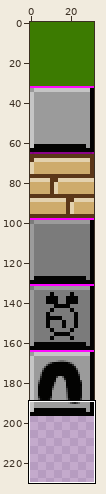
Sprite sheet, stored at dist/graphics/test/Walls3.png. The picture above shows the old version from afar; the outline marks the close-up.
Close-up. Earlier state:
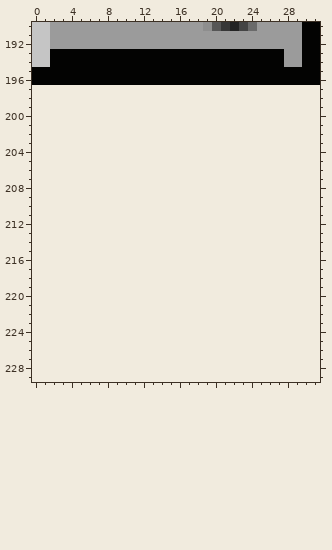
The file is 32x197 pixels. Colours within 5 levels of each other are drawn and written as one. Shown: x 0..31, y 190..229. The old version is drawn lined up with the new one, on the new canvas.
Once edited:
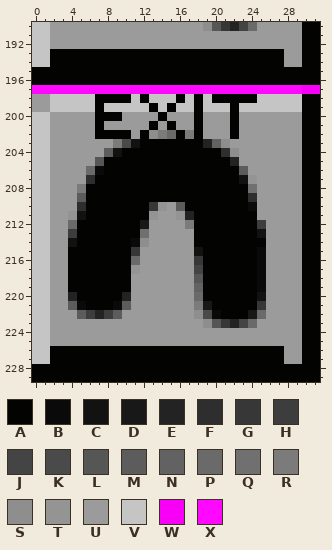
Palette (. is transparent): A #030302  B #0a0a0a  C #121212  D #181818  E #232323  F #2e2e2e  G #373737  H #3d3d3d  J #444444  K #4a4a4a  L #565656  M #5c5c5c  N #626262  P #6a6a6a  Q #707070  R #7b7b7b  S #8e8e8e  T #949494  U #9b9b9b  V #c5c5c5  W #f800f8  X #ff08ff
What changed:
canvas 32x197 -> 32x230
Changed rows in their new state; - is an unchanged pixel.
first column x 0:
197 XXXXXXXXXXXXXXXXXXXXXXXXXXXXXXWW
198 UUVVVVVAAAAVAVVVAVAVAAAAAVVVVVAA
199 UUVVVVVAVVVVVAVAVVAVVVAVVVVVVVAA
200 VVUUUUUAAAUUUUAUUUAUUUAUUUUUUUAA
201 VVUUUUUAUUUUUAUAUUAUUUAUUUUUUUAA
202 VVUUUUUAAAAUASRPARAUUUAUUUUUUUAA
203 VVUUUUUUURKCAAAAAAAENSUUUUUUUUAA
204 VVUUUUUUMCAAAAAAAAAAAFSUUUUUUUAA
205 VVUUUUULAAAAAAAAAAAAAAEUUUUUUUAA
206 VVUUUUPBAAAAAAAAAAAAAAAMUUUUUUAA
207 VVUUUUFAAAAAAAAAAAAAAAACTUUUUUAA
208 VVUUURAAAAAAAAAAAAAAAAAAQUUUUUAA
209 VVUUUMAAAAAAAAAAAAAAAAAAFUUUUUAA
210 VVUUUFAAAAAAAGTUMAAAAAAABUUUUUAA
211 VVUUTCAAAAAAATUUTEAAAAAAAUUUUUAA
212 VVUUPAAAAAAADUUUURAAAAAAAHUUUUAA
213 VVUUHAAAAAAAQUUUUUAAAAAAACUUUUAA
214 VVUUCAAAAAABSUUUUUAAAAAAAAUUUUAA
215 VVUUAAAAAAAGUUUUUUCAAAAAABUUUUAA
216 VVUUAAAAAAAPUUUUUUGAAAAAABUUUUAA
217 VVUUAAAAAAATUUUUUUJAAAAAABUUUUAA
218 VVUUAAAAAAAUUUUUUULAAAAAABUUUUAA
219 VVUUAAAAAAAUUUUUUUNAAAAAABUUUUAA
220 VVUUEAAAAAEUUUUUUUPAAAAAACUUUUAA
221 VVUUMBAAABMUUUUUUURDAAAAAGUUUUAA
222 VVUUUMHEHMUUUUUUUUSKBAAADPUUUUAA
223 VVUUUUUUUUUUUUUUUUUSLGEJPUUUUUAA
224 VVUUUUUUUUUUUUUUUUUUUUUUUUUUUUAA
225 VVUUUUUUUUUUUUUUUUUUUUUUUUUUUUAA
226 VVAAAAAAAAAAAAAAAAAAAAAAAAAAUUAA
227 VVAAAAAAAAAAAAAAAAAAAAAAAAAAUUAA
228 AAAAAAAAAAAAAAAAAAAAAAAAAAAAAAAA
229 AAAAAAAAAAAAAAAAAAAAAAAAAAAAAAAA
Boxes around the changes in both close-ups, in picture pixels (x1, y1, x2, y2):
added: (32, 85, 320, 382)
